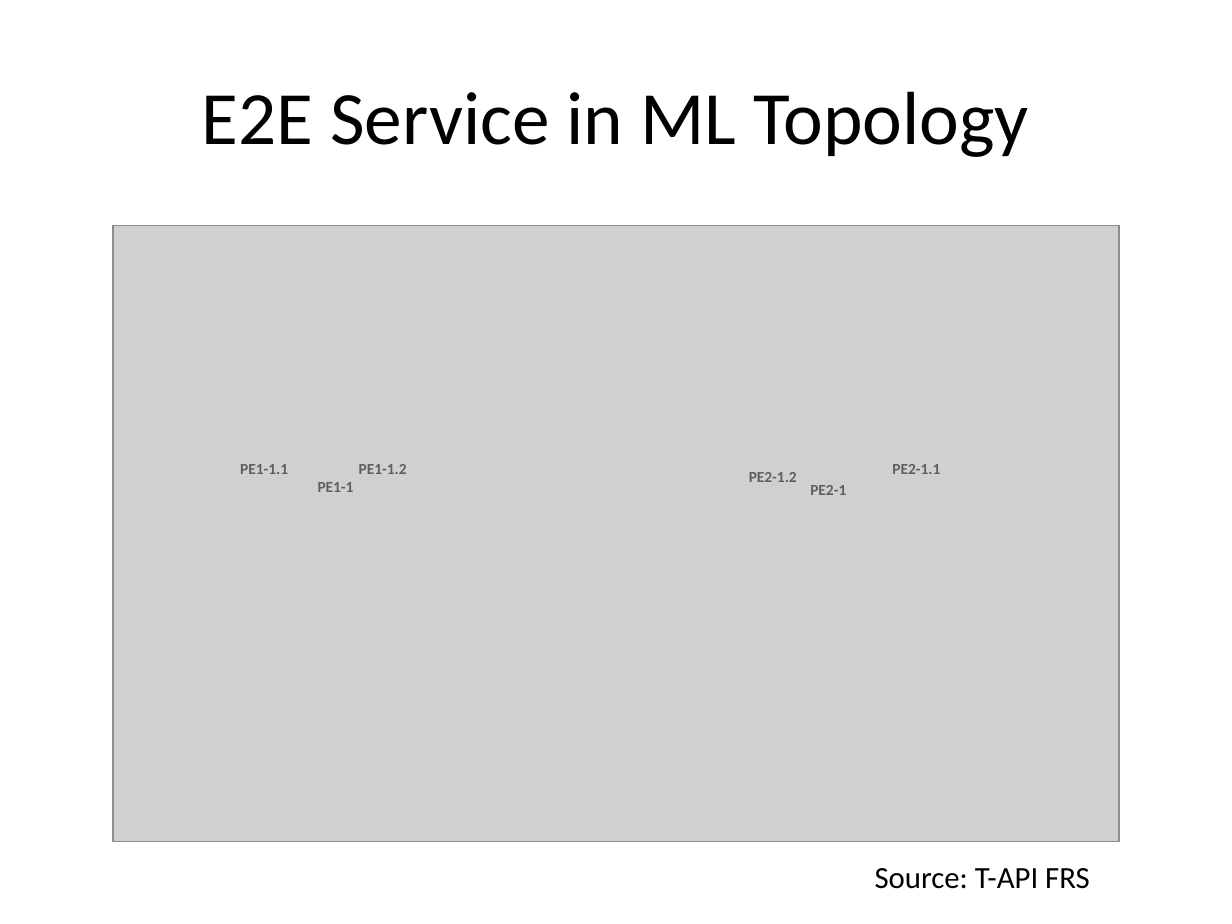
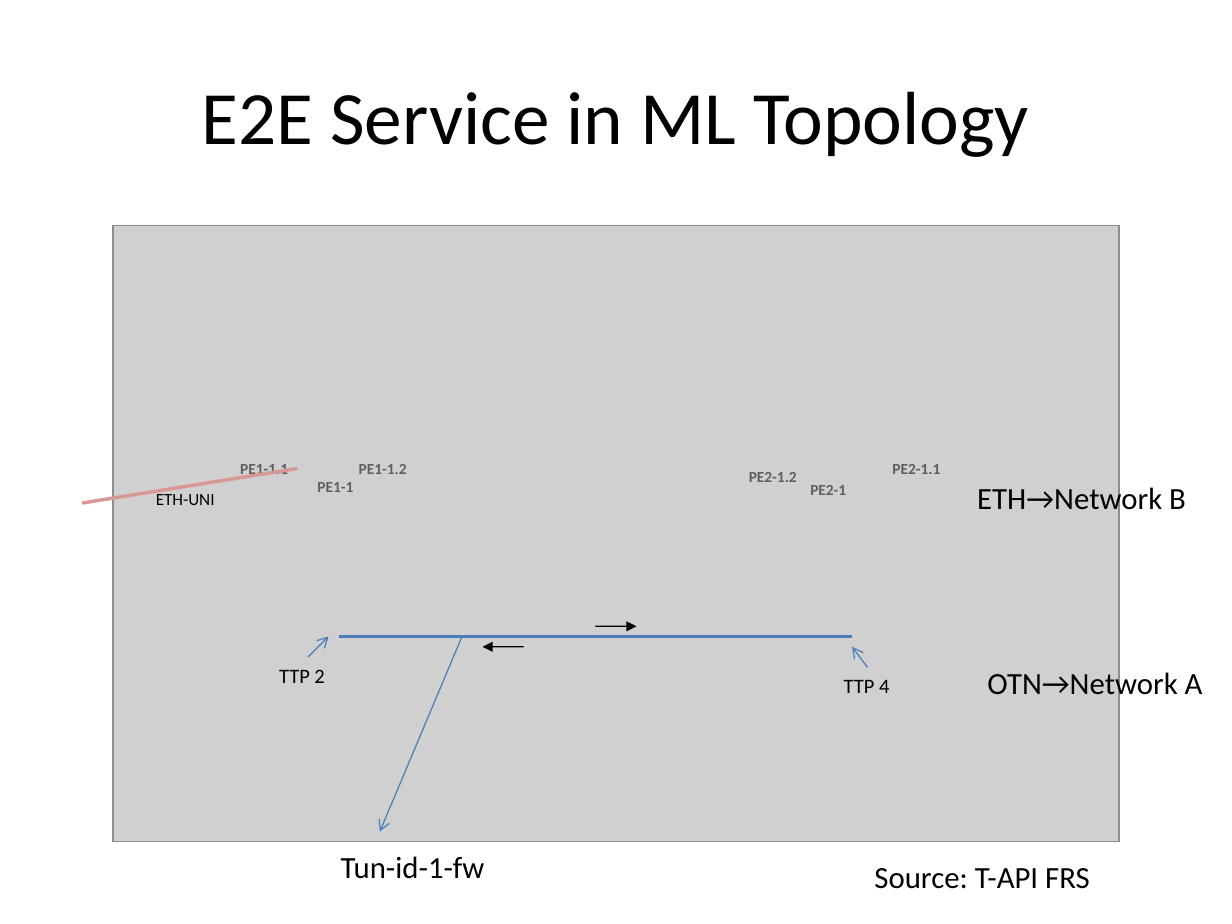
Before and after one commit to TransportModels/IETF-Transport-Modeling, a slide deck: slide 2 of Transport-UseCases/UC#2_P2P_SingleProvider_MultiLayerTopology.pptx (slide 3 before the commit). Drawn at 1232x924 pixels with LibreOffice and Linux fonts; fonts in the diff are those of the drawing; grey boxes stand for pictures. Boxes give left, top, right and bottom in pixels: in the first picture for what was removed or moved away, otherwise in the second. Text is boxed around its words. In the diff, an @@ line names an element or a change of style, - is before the commit and + after.

```diff
--- a/Transport-UseCases/UC#2_P2P_SingleProvider_MultiLayerTopology.pptx
+++ b/Transport-UseCases/UC#2_P2P_SingleProvider_MultiLayerTopology.pptx
@@ line added from (297, 468) to (83, 503), #D99694 2 pt @@
@@ text added at (156,491,215,505), 10 pt, text #000000 @@
+ETH-UNI
@@ text added at (977,483,1186,517), 18 pt, text #000000 @@
+ETH→Network B
@@ arrow added from (595, 626) to (637, 626), #000000 0.75 pt @@
@@ arrow added from (308, 657) to (329, 637), #4B7EBC 0.75 pt @@
@@ line added from (339, 637) to (853, 637), #4B7EBC 2 pt @@
@@ arrow added from (462, 637) to (379, 832), #4B7EBC 0.75 pt @@
@@ arrow added from (524, 647) to (483, 647), #000000 0.75 pt @@
@@ arrow added from (867, 668) to (853, 647), #4B7EBC 0.75 pt @@
@@ text added at (279,669,324,683), 12 pt, text #000000 @@
+TTP 2
@@ text added at (844,680,889,693), 12 pt, text #000000 @@
+TTP 4
@@ text added at (987,668,1203,702), 18 pt, text #000000 @@
+OTN→Network A
@@ text added at (341,856,485,879), 18 pt, text #000000 @@
+Tun-id-1-fw
```
Also in this commit, not shown: 4 other slides changed, 11 slides added, 1 slide removed.
